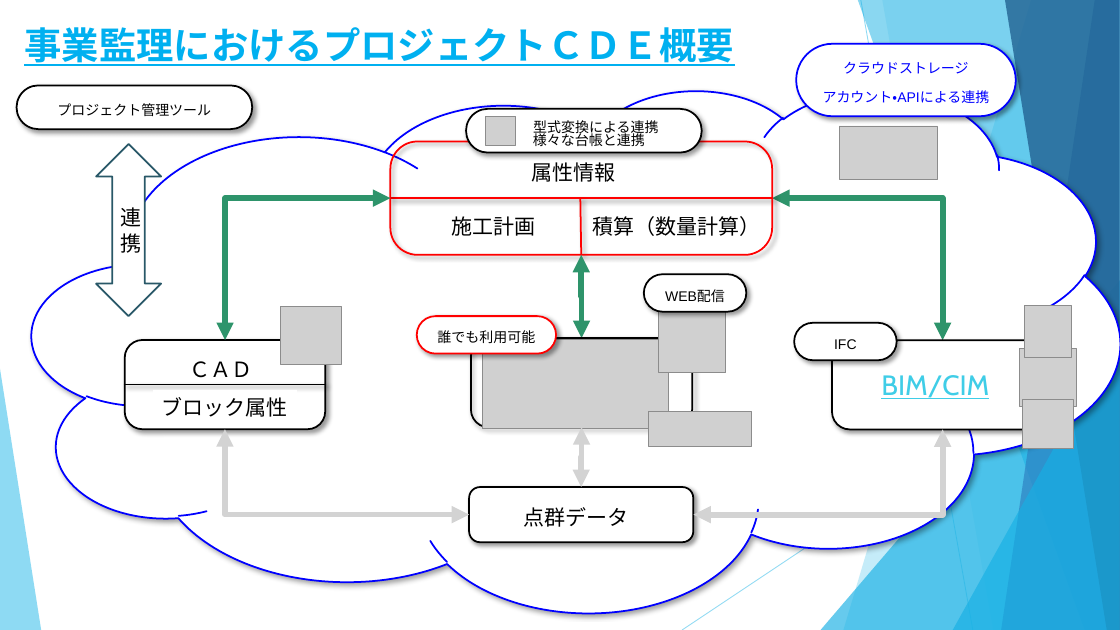
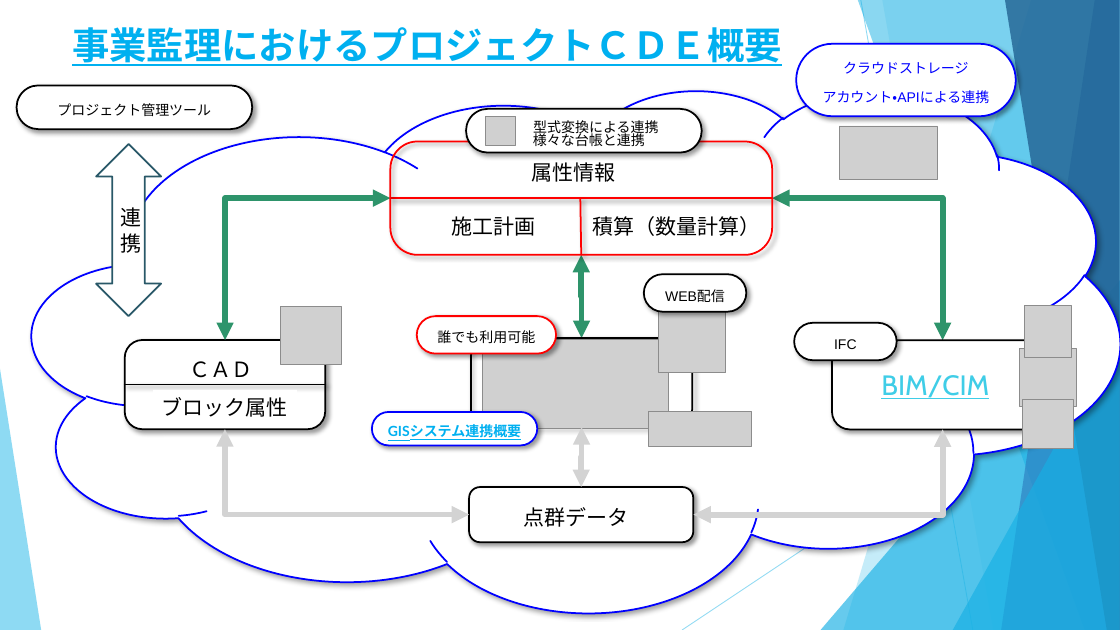
Before and after one commit to yamamoto-ryuzo/portal, a slide deck: slide 2 of パワーポイント/プロジェクトCDE.pptx (slide 1 before the commit). Drawn at 1120x630 pixels with LibreOffice and Linux fonts; fonts in the diff are those of the drawing; grey boxes stand for pictures. Boxes give left, top, right and bottom in pixels: in the first picture for what was removed or moved away, otherwise in the second. Text is boxed around its words. In the diff, an @@ line names an element or a change of style, - is before the commit and + after.

```diff
--- a/パワーポイント/プロジェクトCDE.pptx
+++ b/パワーポイント/プロジェクトCDE.pptx
@@ text "事業監理におけるプロジェクトＣＤＥ概要": place and size @@
-text "事業監理におけるプロジェクトＣＤＥ概要" at [24, 27, 734, 66]
+text "事業監理におけるプロジェクトＣＤＥ概要" at [72, 27, 782, 66]
@@ text "事業監理におけるプロジェクトＣＤＥ概要" at [72, 27, 782, 66]: alignment centre to left @@
@@ rounded rectangle added at [372, 412, 538, 445], fill #FFFFFF, outline #0000FF 1.5 pt, 12 pt, text #00B0F0, bold, underline @@
+GISシステム連携概要
```
Also in this commit, not shown: 1 slide added.
